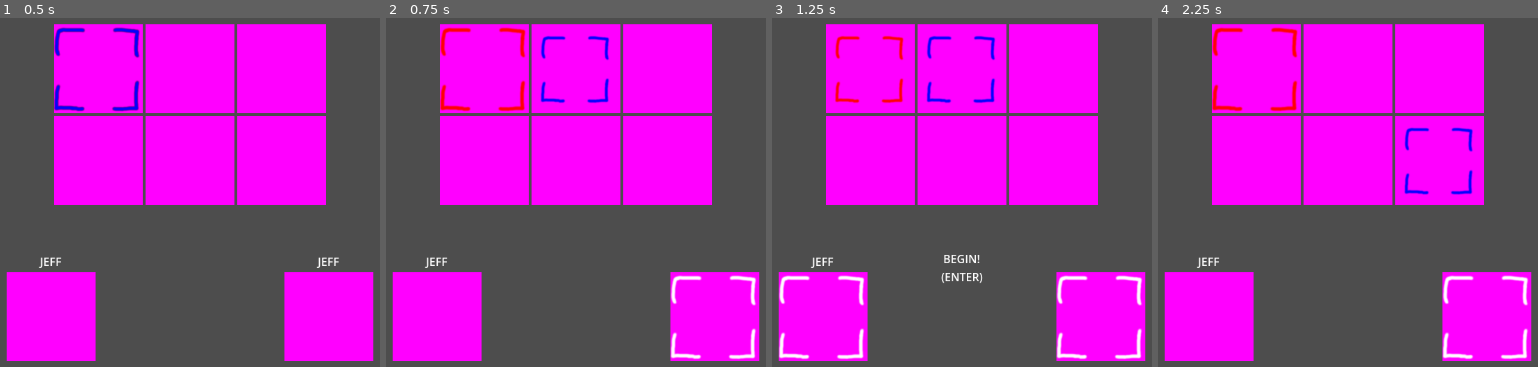
Above: before the commit, frames 1-4 (left to right).
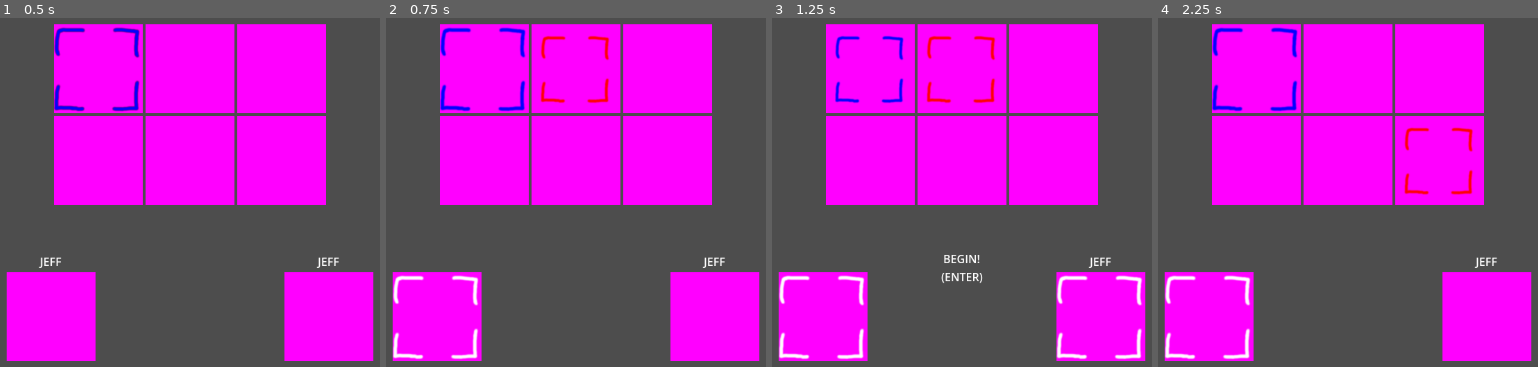
Above: after the commit, the same moments.

Repository: DominickRobinson/CEO-Space-Smackdown
Game: Godot game, scene res://Scenes/Menu/character_select_screen.tscn
Two runs of this game, one before a commit and one after it. Both use one fixed random seed, a clock stepped at 60 frames per second and the inputs below. This scene is started directly instead of the project's main scene.
Inputs:
- Up to frame 1 (0.5 s): no input
- Up to frame 2 (0.75 s): tap Enter (start) at 0.5 s; hold Right (move_right) from 0.53 s (still down); hold Page Up (attack1) from 0.53 s (still down)
- Up to frame 3 (1.25 s): keep holding Right (move_right); keep holding Page Up (attack1); tap Space (jump) at 0.77, 1.07 s; tap Q (attack1_alt) at 0.8 s
- Up to frame 4 (2.25 s): tap Enter (start) at 1.25 s; release Right (move_right) at 1.28 s; release Page Up (attack1) at 1.28 s; hold Left (move_left) 1.28-2.03 s; tap Q (attack1_alt) at 1.35 s; tap Space (jump) at 1.52, 1.82 s; tap Page Down (attack2) at 1.55 s; hold Right (move_right) from 2.03 s (still down); hold Page Down (attack2) from 2.03 s (still down)

Frame 1 is identical in both runs. In frame 2, 3.0% of the frame differs, in the area x 1-98%, y 2-98%; in frame 3, 1.2%; in frame 4, 3.0%.

Commit message:
set up load manager

Diff:
--- /dev/null
+++ b/LoadManager.gd
@@ -0,0 +1,12 @@
+extends Node
+
+var player1_character : PackedScene
+var player2_character : PackedScene
+
+func set_characters(player1: PackedScene, player2: PackedScene):
+	player1_character = player1
+	player2_character = player2
+
+func load_level(level: PackedScene):
+	# do sometihng with characters
+	pass
--- a/Scenes/Menu/CharacterSelectScreen.gd
+++ b/Scenes/Menu/CharacterSelectScreen.gd
@@ -46,78 +46,78 @@
 func _input(event: InputEvent) -> void:
 	if event.is_action_pressed("move_left"):
 		# figure out which player this is
-		var player_index := 1
-		if player_pointers_selected[1]:
+		var player_index := 0
+		if player_pointers_selected[player_index]:
 			return
 		var new_target := get_new_target_index(player_pointers[player_index].index, Direction.Left)
 		player_pointers[player_index].index = new_target
 		player_pointers[player_index].target = icon_grid.get_child(new_target)
 		player_select_displays[player_index].set_character(icon_grid.get_child(new_target))
 	if event.is_action_pressed("move_right"):
-		var player_index := 1
-		if player_pointers_selected[1]:
+		var player_index := 0
+		if player_pointers_selected[player_index]:
 			return
 		var new_target := get_new_target_index(player_pointers[player_index].index, Direction.Right)
 		player_pointers[player_index].index = new_target
 		player_pointers[player_index].target = icon_grid.get_child(new_target)
 		player_select_displays[player_index].set_character(icon_grid.get_child(new_target))
 	if event.is_action_pressed("jump"):
-		var player_index := 1
-		if player_pointers_selected[1]:
+		var player_index := 0
+		if player_pointers_selected[player_index]:
 			return
 		var new_target := get_new_target_index(player_pointers[player_index].index, Direction.Up)
 		player_pointers[player_index].index = new_target
 		player_pointers[player_index].target = icon_grid.get_child(new_target)
 		player_select_displays[player_index].set_character(icon_grid.get_child(new_target))
 	if event.is_action_pressed("taunt"):
-		var player_index := 1
-		if player_pointers_selected[1]:
+		var player_index := 0
+		if player_pointers_selected[player_index]:
 			return
 		var new_target := get_new_target_index(player_pointers[player_index].index, Direction.Down)
 		player_pointers[player_index].index = new_target
 		player_pointers[player_index].target = icon_grid.get_child(new_target)
 		player_select_displays[player_index].set_character(icon_grid.get_child(new_target))
 	if event.is_action_pressed("attack1") or event.is_action_pressed("attack2"):
-		var player_index := 1
+		var player_index := 0
 		player_pointers[player_index].toggle_selected()
 		player_pointers_selected[player_index] = not player_pointers_selected[player_index]
 		player_select_displays[player_index].select_character(player_pointers_selected[player_index])
 		update_selection_status()
 
 	if event.is_action_pressed("move_left_alt"):
-		var player_index = 0
-		if player_pointers_selected[0]:
+		var player_index = 1
+		if player_pointers_selected[player_index]:
 			return
 		var new_target := get_new_target_index(player_pointers[player_index].index, Direction.Left)
 		player_pointers[player_index].index = new_target
 		player_pointers[player_index].target = icon_grid.get_child(new_target)
 		player_select_displays[player_index].set_character(icon_grid.get_child(new_target))
 	if event.is_action_pressed("move_right_alt"):
-		var player_index = 0
-		if player_pointers_selected[0]:
+		var player_index = 1
+		if player_pointers_selected[player_index]:
 			return
 		var new_target := get_new_target_index(player_pointers[player_index].index, Direction.Right)
 		player_pointers[player_index].index = new_target
 		player_pointers[player_index].target = icon_grid.get_child(new_target)
 		player_select_displays[player_index].set_character(icon_grid.get_child(new_target))
 	if event.is_action_pressed("jump_alt"):
-		var player_index = 0
-		if player_pointers_selected[0]:
+		var player_index = 1
+		if player_pointers_selected[player_index]:
 			return
 		var new_target := get_new_target_index(player_pointers[player_index].index, Direction.Up)
 		player_pointers[player_index].index = new_target
 		player_pointers[player_index].target = icon_grid.get_child(new_target)
 		player_select_displays[player_index].set_character(icon_grid.get_child(new_target))
 	if event.is_action_pressed("taunt_alt"):
-		var player_index = 0
-		if player_pointers_selected[0]:
+		var player_index = 1
+		if player_pointers_selected[player_index]:
 			return
 		var new_target := get_new_target_index(player_pointers[player_index].index, Direction.Down)
 		player_pointers[player_index].index = new_target
 		player_pointers[player_index].target = icon_grid.get_child(new_target)
 		player_select_displays[player_index].set_character(icon_grid.get_child(new_target))
 	if event.is_action_pressed("attack1_alt") or event.is_action_pressed("attack2_alt"):
-		var player_index := 0
+		var player_index := 1
 		player_pointers[player_index].toggle_selected()
 		player_pointers_selected[player_index] = not player_pointers_selected[player_index]
 		player_select_displays[player_index].select_character(player_pointers_selected[player_index])
@@ -139,6 +139,7 @@
 	player_select_displays[ind].set_character(icon_grid.get_child(0))
 
 func update_selection_status() -> void:
+	LoadManager.set_characters(player_pointers[0].target.character_scene, player_pointers[1].target.character_scene)
 	for state in player_pointers_selected:
 		if not state:
 			# not ready
--- a/project.godot
+++ b/project.godot
@@ -14,6 +14,10 @@
 run/main_scene="res://Scenes/test.tscn"
 config/features=PackedStringArray("4.1", "GL Compatibility")
 config/icon="res://icon.svg"
+
+[autoload]
+
+LoadManager="*res://LoadManager.gd"
 
 [display]
 
Not shown: 1 places in Scenes/test.tscn that only renumber resources
